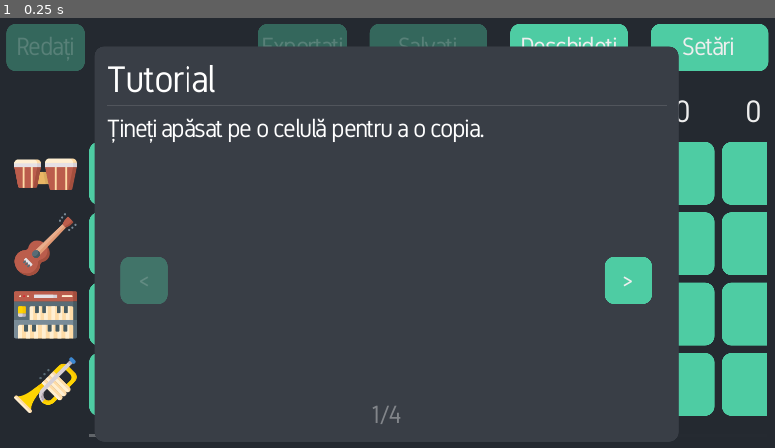
Above: before the commit, frame 1.
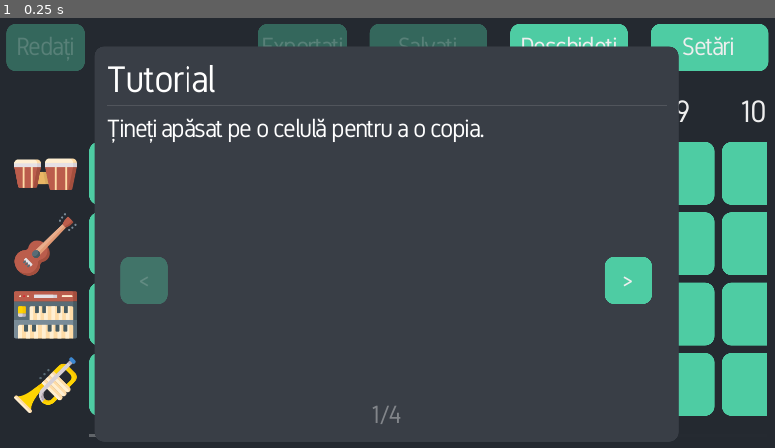
Above: after the commit, the same moment.

Repository: pattlebass/Music-DJ
Game: Godot game, scene res://scenes/main.tscn
Same seed, same stepped clock (60 frames per second), same inputs: the game is played once before the commit and once after it. Video files are missing from this copy of the repository; at most half a second of black plays in their place.
Inputs:
- Up to frame 1 (0.25 s): no input

The runs differ from the first frame. In frame 1, 0.1% of the frame differs, in the area x 87-99%, y 19-25%.
Error before the commit: Parse Error: Can't preload resource at path: res://assets/button_stylebox.tres (res://scenes/Column.gd:12)

Commit message:
Add a language setting

Diff:
--- a/languages/text.csv
+++ b/languages/text.csv
@@ -14,6 +14,8 @@
 SETTING_THEME,Theme,Temă,
 SETTING_THEME_DARK,Dark,,
 SETTING_THEME_WHITE,Light,,
+SETTING_LANG,Language,Limbă,
+SETTING_LANG_AUTO,Auto (%s),Auto (%s),
 DIALOG_TUTORIAL_TITLE,Tutorial,Tutorial,
 DIALOG_SAVE_TITLE_PROJECT,Save project as,Salvați ca,
 DIALOG_SAVE_TITLE_EXPORT,Export song as,Exportați ca,
--- a/scenes/Column.gd
+++ b/scenes/Column.gd
@@ -9,9 +9,16 @@
 func set_tile(instrument: int, sample_category: int, text: String) -> void:
 	var tile = get_node("Button" + str(instrument + 1))
 
-	var style_box = preload("res://assets/button_stylebox.tres").duplicate()
+	tile.text = text
 
-	style_box.bg_color = get_theme().get_color(
+	var inherited_theme = get_theme()
+
+	if !inherited_theme:
+		return
+
+	var style_box = inherited_theme.get_stylebox("normal", "Tile").duplicate()
+
+	style_box.bg_color = inherited_theme.get_color(
 		Variables.category_names[sample_category],
 		"Tile"
 	)
@@ -20,8 +27,6 @@
 	tile.set("custom_styles/disabled", style_box)
 	tile.set("custom_styles/hover", style_box)
 	tile.set("custom_styles/focus", StyleBoxEmpty)
-
-	tile.text = text
 
 
 func clear() -> void:
@@ -62,9 +67,9 @@
 
 func get_theme():
 	var control = self
-	var theme = null
+	var _theme = null
 	while control != null && "theme" in control:
-		theme = control.theme
-		if theme != null: break
+		_theme = control.theme
+		if _theme != null: break
 		control = control.get_parent()
-	return theme
+	return _theme
--- a/scenes/SettingsDialog.gd
+++ b/scenes/SettingsDialog.gd
@@ -1,10 +1,34 @@
 extends "res://scenes/DialogScript.gd"
 
+onready var lang_container = $"%LangContainer"
 
 func _ready():
 	get_node("VBoxContainer/ScrollContainer/SettingsContainer/ThemeContainer/"+ \
 		Variables.options.theme.capitalize()).pressed = true
 	$VBoxContainer/ScrollContainer/SettingsContainer/LabelVersion.text = "%s" % load("res://version.gd").VERSION
+
+
+	var lang_btn_group = ButtonGroup.new()
+
+	var lang_auto_btn = lang_container.get_node("Auto")
+	lang_auto_btn.text = tr("SETTING_LANG_AUTO") % TranslationServer.get_locale()
+	lang_auto_btn.group = lang_btn_group
+	lang_auto_btn.connect("pressed", self, "on_lang_chosen", [""])
+
+	if Variables.options.language == "":
+		lang_auto_btn.set_pressed_no_signal(true)
+
+	for i in TranslationServer.get_loaded_locales():
+		var check_box = CheckBox.new()
+		check_box.text = i
+		check_box.group = lang_btn_group
+		check_box.connect("pressed", self, "on_lang_chosen", [i])
+
+		if Variables.options.language == i:
+			check_box.set_pressed_no_signal(true)
+
+		lang_container.add_child(check_box)
+
 
 func _on_CloseButton_pressed():
 	hide()
@@ -17,6 +41,16 @@
 		Variables.save_options()
 
 
+func on_lang_chosen(lang):
+	Variables.options.language = lang
+	Variables.save_options()
+
+	if lang:
+		TranslationServer.set_locale(lang)
+	else:
+		TranslationServer.set_locale(OS.get_locale_language())
+
+
 func _on_ShowTutorial_pressed():
 	hide()
 	main.get_node("TutorialDialog").popup_centered()
--- a/scenes/Variables.gd
+++ b/scenes/Variables.gd
@@ -4,7 +4,8 @@
 var current_tutorial_version = 1
 var options = {
 	"last_seen_tutorial": -1, # Hasn't seen the tutorial
-	"theme": "dark"
+	"theme": "dark",
+	"language": "",
 }
 var themes = ["dark", "white", "classic1", "classic2"]
 var timer
@@ -24,6 +25,7 @@
 var file = File.new()
 
 func _ready():
+	print()
 	# Options
 	timer = Timer.new()
 	timer.one_shot = true
@@ -53,6 +55,10 @@
 		return
 
 	options = file_options
+
+	if options.language:
+		TranslationServer.set_locale(options.language)
+
 	print("Loaded options.json")
 
 
--- a/scenes/main.gd
+++ b/scenes/main.gd
@@ -118,13 +118,6 @@
 		return
 
 
-func remove_column(_column_no):
-	for i in 4:
-		song[i].pop_back()
-	used_columns.erase(_column_no)
-	column_index -= 1
-
-
 func on_Tile_pressed(_column_no, _instrument):
 	if is_playing:
 		return
@@ -224,6 +217,13 @@
 			g.append(0)
 
 	return column
+
+
+func remove_column(_column_no) -> void:
+	for i in 4:
+		song[i].pop_back()
+	used_columns.erase(_column_no)
+	column_index -= 1
 
 
 func _process(delta):
--- a/scenes/main.tscn
+++ b/scenes/main.tscn
@@ -261,7 +261,7 @@
 tracks/1/interp = 1
 tracks/1/loop_wrap = true
 tracks/1/imported = false
-tracks/1/enabled = false
+tracks/1/enabled = true
 tracks/1/keys = {
 "times": PoolRealArray( 0 ),
 "transitions": PoolRealArray( 1 ),
@@ -945,6 +945,7 @@
 anims/fade_out_right_to_left = SubResource( 19 )
 
 [node name="SettingsDialog" parent="." instance=ExtResource( 17 )]
+visible = true
 margin_right = 480.0
 margin_bottom = 479.0
 script = ExtResource( 14 )
@@ -976,31 +977,31 @@
 scroll_deadzone = 30
 
 [node name="SettingsContainer" type="VBoxContainer" parent="SettingsDialog/VBoxContainer/ScrollContainer"]
-margin_right = 480.0
-margin_bottom = 328.0
+margin_right = 475.0
+margin_bottom = 341.0
 size_flags_horizontal = 3
 size_flags_vertical = 3
 
 [node name="ThemeContainer" type="VBoxContainer" parent="SettingsDialog/VBoxContainer/ScrollContainer/SettingsContainer"]
-margin_right = 480.0
+margin_right = 475.0
 margin_bottom = 129.0
 
 [node name="Label" type="Label" parent="SettingsDialog/VBoxContainer/ScrollContainer/SettingsContainer/ThemeContainer"]
-margin_right = 480.0
+margin_right = 475.0
 margin_bottom = 38.0
 theme_type_variation = "LabelSubtitle"
 text = "SETTING_THEME"
 
 [node name="VSeparator" type="VSeparator" parent="SettingsDialog/VBoxContainer/ScrollContainer/SettingsContainer/ThemeContainer"]
 margin_top = 42.0
-margin_right = 480.0
+margin_right = 475.0
 margin_bottom = 45.0
 size_flags_horizontal = 3
 custom_styles/separator = SubResource( 10 )
 
 [node name="Dark" type="CheckBox" parent="SettingsDialog/VBoxContainer/ScrollContainer/SettingsContainer/ThemeContainer"]
 margin_top = 49.0
-margin_right = 480.0
+margin_right = 475.0
 margin_bottom = 87.0
 mouse_filter = 1
 group = SubResource( 11 )
@@ -1008,7 +1009,7 @@
 
 [node name="White" type="CheckBox" parent="SettingsDialog/VBoxContainer/ScrollContainer/SettingsContainer/ThemeContainer"]
 margin_top = 91.0
-margin_right = 480.0
+margin_right = 475.0
 margin_bottom = 129.0
 mouse_filter = 1
 group = SubResource( 11 )
@@ -1016,14 +1017,38 @@
 
 [node name="HSeparator" type="HSeparator" parent="SettingsDialog/VBoxContainer/ScrollContainer/SettingsContainer"]
 margin_top = 133.0
-margin_right = 480.0
+margin_right = 475.0
 margin_bottom = 143.0
 custom_constants/separation = 10
 
+[node name="LangContainer" type="VBoxContainer" parent="SettingsDialog/VBoxContainer/ScrollContainer/SettingsContainer"]
+unique_name_in_owner = true
+margin_top = 147.0
+margin_right = 475.0
+margin_bottom = 227.0
+
+[node name="Label" type="Label" parent="SettingsDialog/VBoxContainer/ScrollContainer/SettingsContainer/LangContainer"]
+margin_right = 475.0
+margin_bottom = 38.0
+theme_type_variation = "LabelSubtitle"
+text = "SETTING_LANG"
+
+[node name="Auto" type="CheckBox" parent="SettingsDialog/VBoxContainer/ScrollContainer/SettingsContainer/LangContainer"]
+margin_top = 42.0
+margin_right = 475.0
+margin_bottom = 80.0
+text = "SETTING_LANG_AUTO"
+
+[node name="HSeparator2" type="HSeparator" parent="SettingsDialog/VBoxContainer/ScrollContainer/SettingsContainer"]
+margin_top = 231.0
+margin_right = 475.0
+margin_bottom = 241.0
+custom_constants/separation = 10
+
 [node name="TutorialContainer" type="HBoxContainer" parent="SettingsDialog/VBoxContainer/ScrollContainer/SettingsContainer"]
-margin_top = 147.0
-margin_right = 480.0
-margin_bottom = 197.0
+margin_top = 245.0
+margin_right = 475.0
+margin_bottom = 295.0
 rect_min_size = Vector2( 0, 50 )
 
 [node name="ShowTutorial" type="Button" parent="SettingsDialog/VBoxContainer/ScrollContainer/SettingsContainer/TutorialContainer"]
@@ -1033,15 +1058,15 @@
 text = "DIALOG_SETTINGS_BTN_TUTORIAL"
 
 [node name="Control" type="Control" parent="SettingsDialog/VBoxContainer/ScrollContainer/SettingsContainer"]
-margin_top = 201.0
-margin_right = 480.0
-margin_bottom = 286.0
+margin_top = 299.0
+margin_right = 475.0
+margin_bottom = 299.0
 size_flags_vertical = 3
 
 [node name="LabelVersion" type="Label" parent="SettingsDialog/VBoxContainer/ScrollContainer/SettingsContainer"]
-margin_top = 290.0
-margin_right = 480.0
-margin_bottom = 328.0
+margin_top = 303.0
+margin_right = 475.0
+margin_bottom = 341.0
 theme_type_variation = "LabelSubtitle"
 text = "v1.x.x"
 align = 2
Binary file changed: languages/text.en_US.translation
Binary file changed: languages/text.pt_BR.translation
Binary file changed: languages/text.ro.translation
Not shown, changed: android/.build_version
